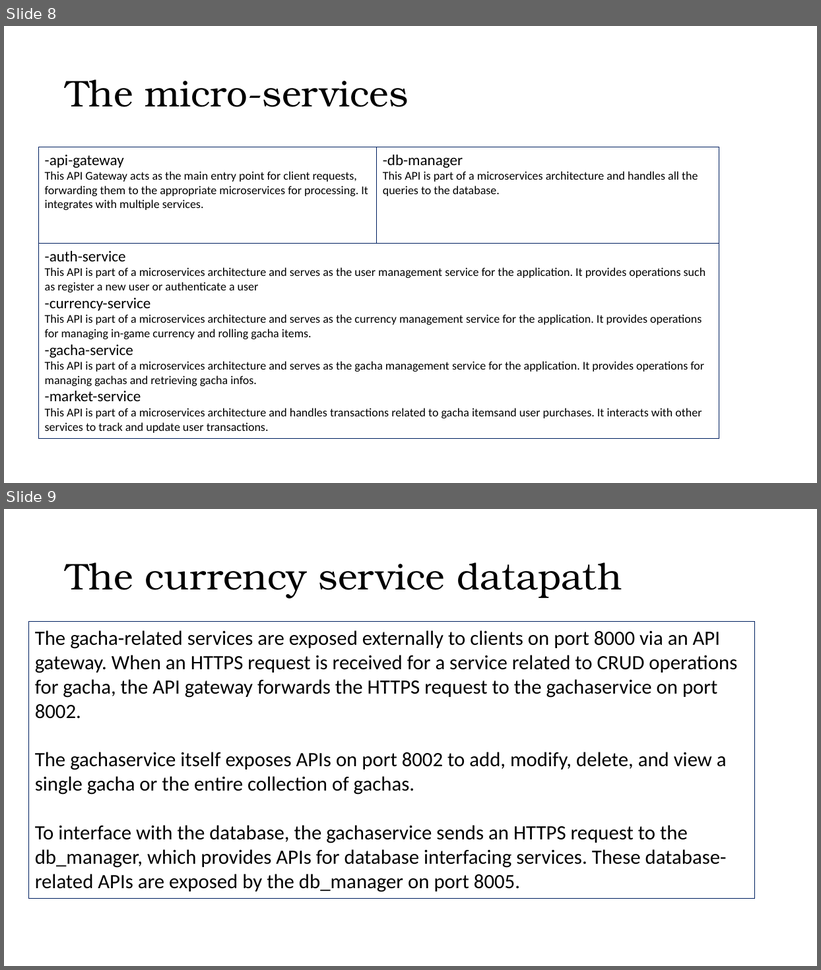
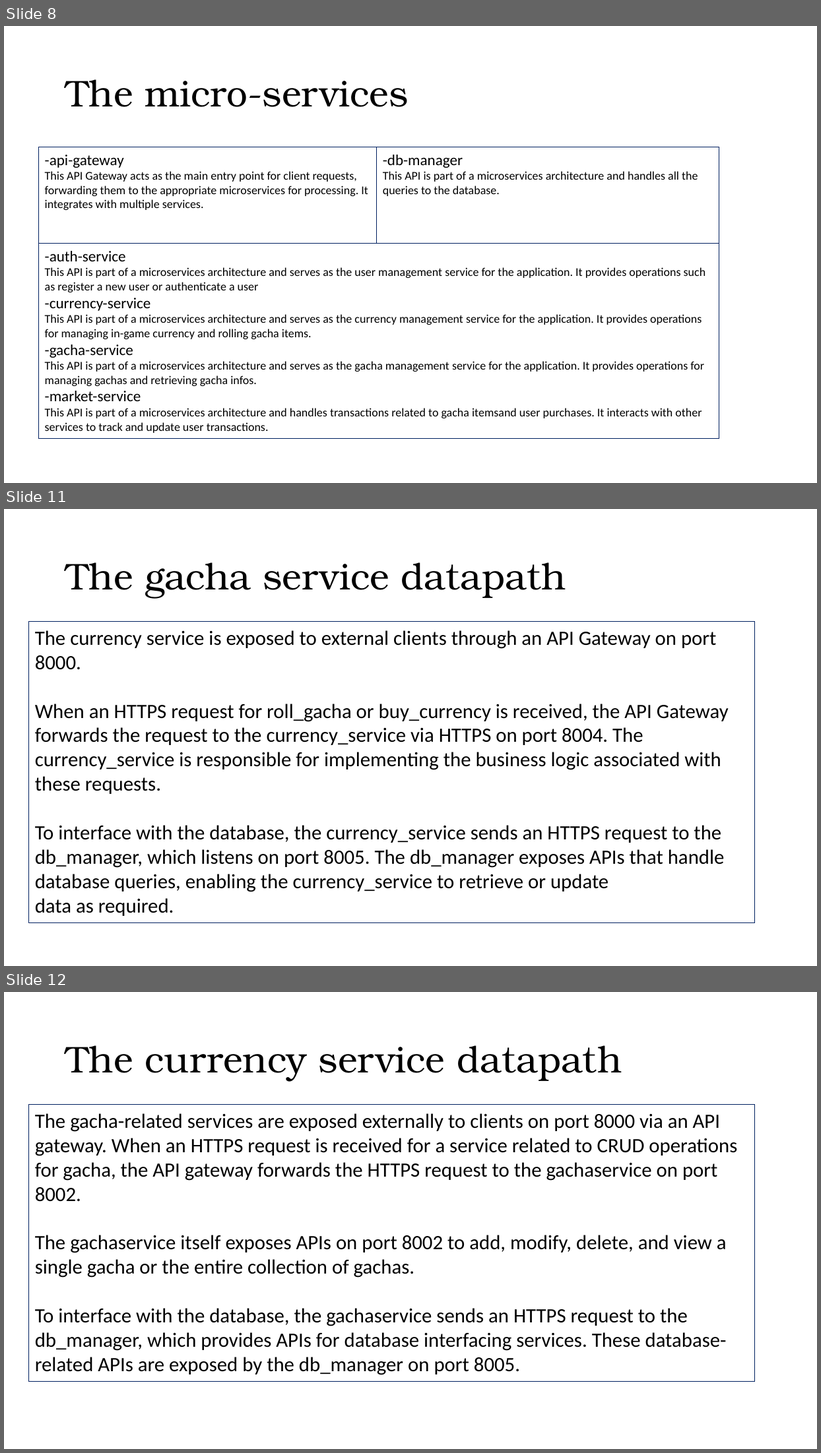
Before and after one commit to ardiz99/TBAse, a slide deck: doc/Gacha Collection.pptx. Shown one above the other, each under a label of ours: slides 8 and 9 before the commit, slides 8, 11 and 12 after it; the slides between them are not shown. The pictures are 821x970 and 821x1453 pixels, drawn with LibreOffice and Linux fonts; fonts in the diff are those of the drawing. Boxes give left, top, right and bottom in pixels: in the first picture for what was removed or moved away, otherwise in the second. Text is boxed around its words. In the diff, an @@ line names an element or a change of style, - is before the commit and + after.

```diff
--- a/doc/Gacha Collection.pptx
+++ b/doc/Gacha Collection.pptx
@@ slide 11 added at [4,509,817,966], background #FFFFFF @@
@@ title added at [66,562,566,598], 44 pt, text #000000 @@
+The gacha service datapath
@@ rectangle added at [29,622,755,923], outline #002060 0.75 pt, 24 pt, text #000000 @@
+The currency service is exposed to external clients through an API Gateway on port 8000.
+When an HTTPS request for roll_gacha or buy_currency is received, the API Gateway forwards the request to the currency_service via HTTPS on port 8004. The currency_service is responsible for implementing the business logic associated with these requests.
+To interface with the database, the currency_service sends an HTTPS request to the db_manager, which listens on port 8005. The db_manager exposes APIs that handle database queries, enabling the currency_service to retrieve or update data as required.
@@ what was slide 9 is now slide 12 @@
```
Also in this commit, not shown: 2 other slides added, 1 other file.
